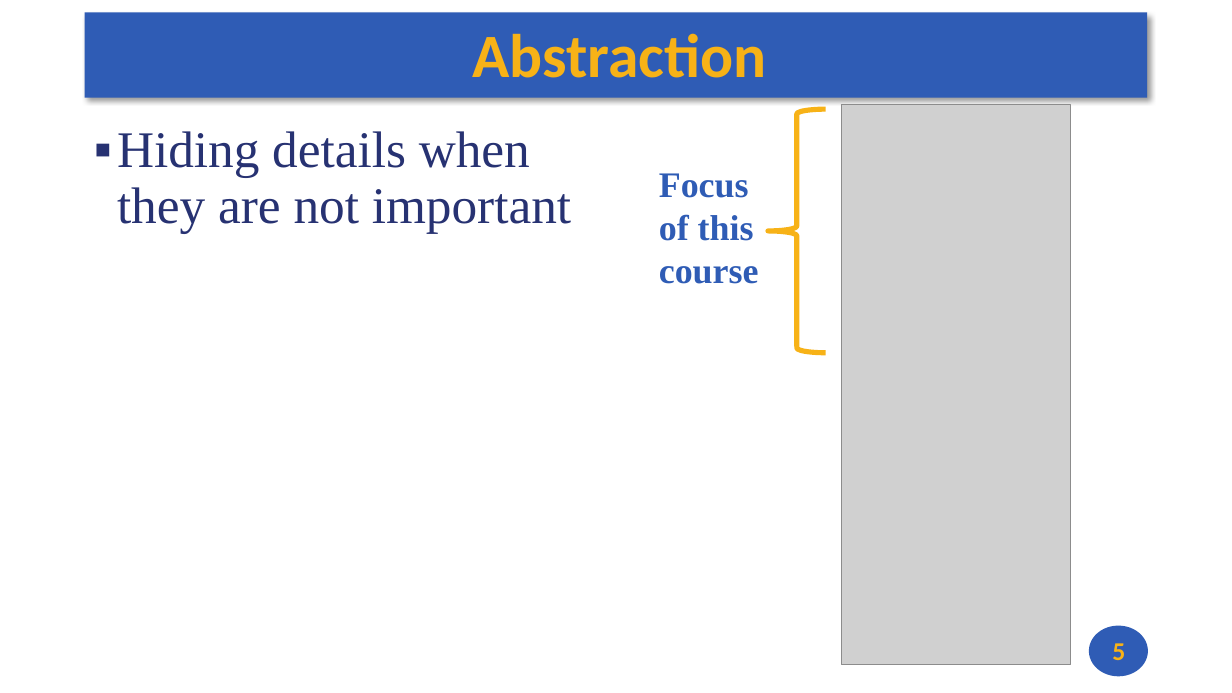
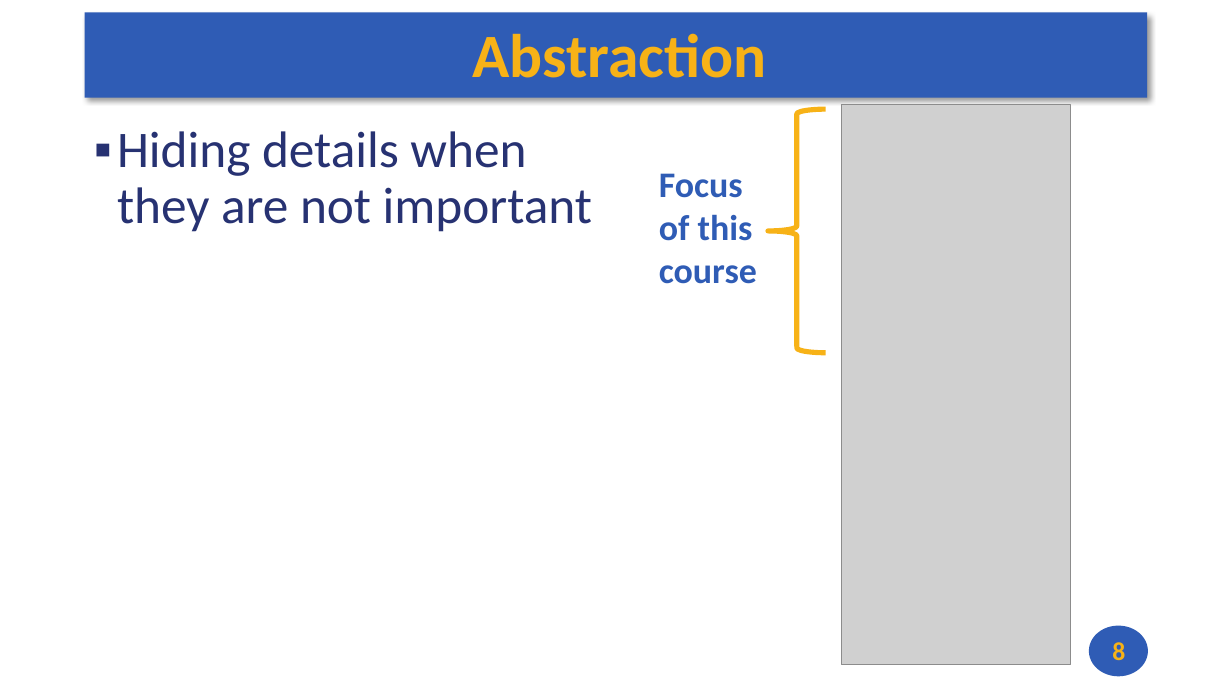
Before and after one commit to andrewt0301/hse-acos-course, a slide deck: slide 8 of docs/part1ca/01_Introduction/CA_Lecture_01.pptx (slide 5 before the commit). Drawn at 1232x693 pixels with LibreOffice and Linux fonts; fonts in the diff are those of the drawing; grey boxes stand for pictures. Boxes give left, top, right and bottom in pixels: in the first picture for what was removed or moved away, otherwise in the second. Text is boxed around its words. In the diff, an @@ line names an element or a change of style, - is before the commit and + after.

```diff
--- a/docs/part1ca/01_Introduction/CA_Lecture_01.pptx
+++ b/docs/part1ca/01_Introduction/CA_Lecture_01.pptx
@@ text "Hiding details when they are ..." at <box>117,131,592,232</box>: font Times New Roman to Calibri @@
@@ text "Focus" at <box>659,173,757,284</box>: font Times New Roman to Calibri @@
@@ page number at <box>1112,642,1125,660</box>: text changed @@
-5
+8
```
Also in this commit, not shown: 3 other slides changed, 3 slides added, 1 other file.
